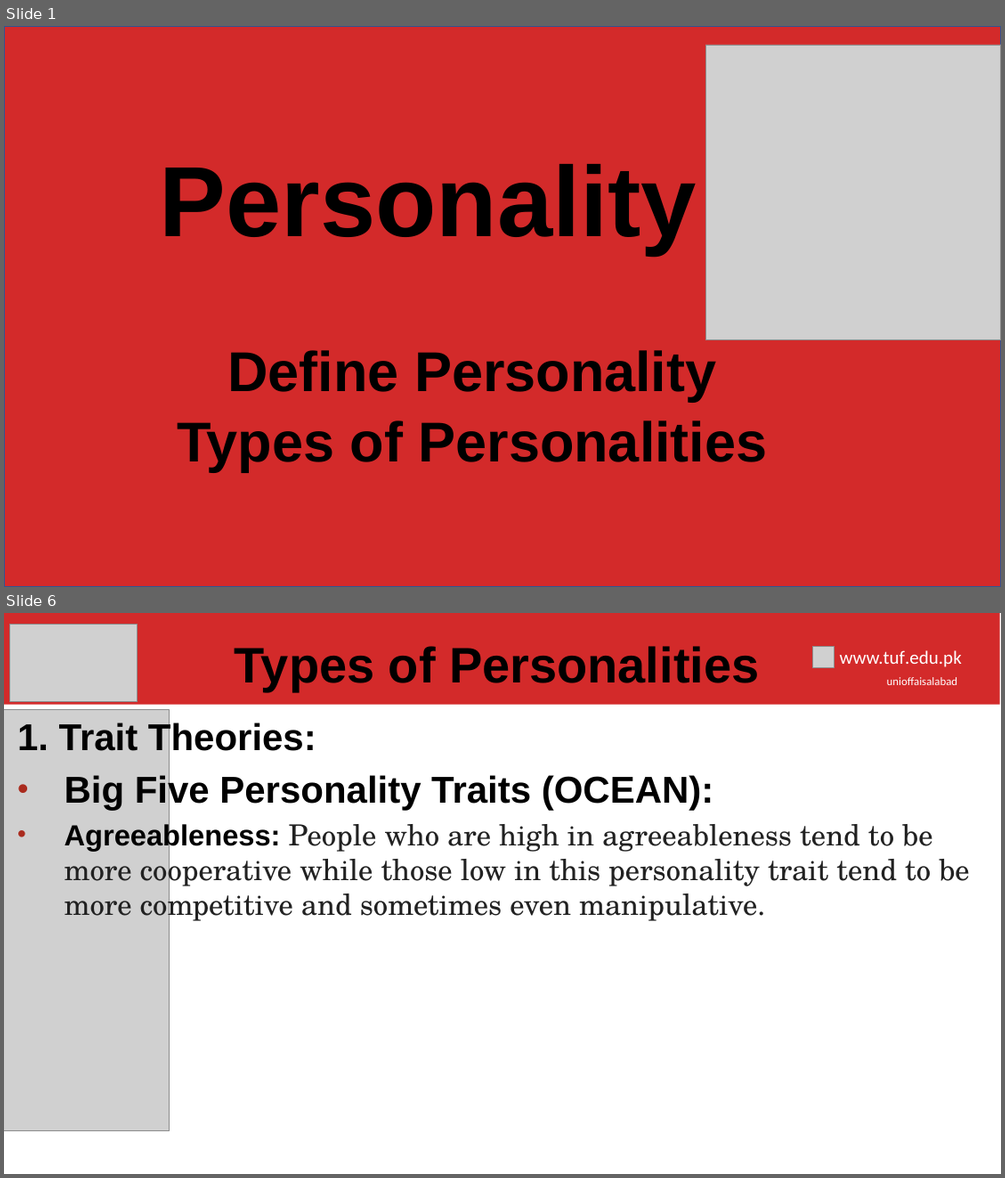
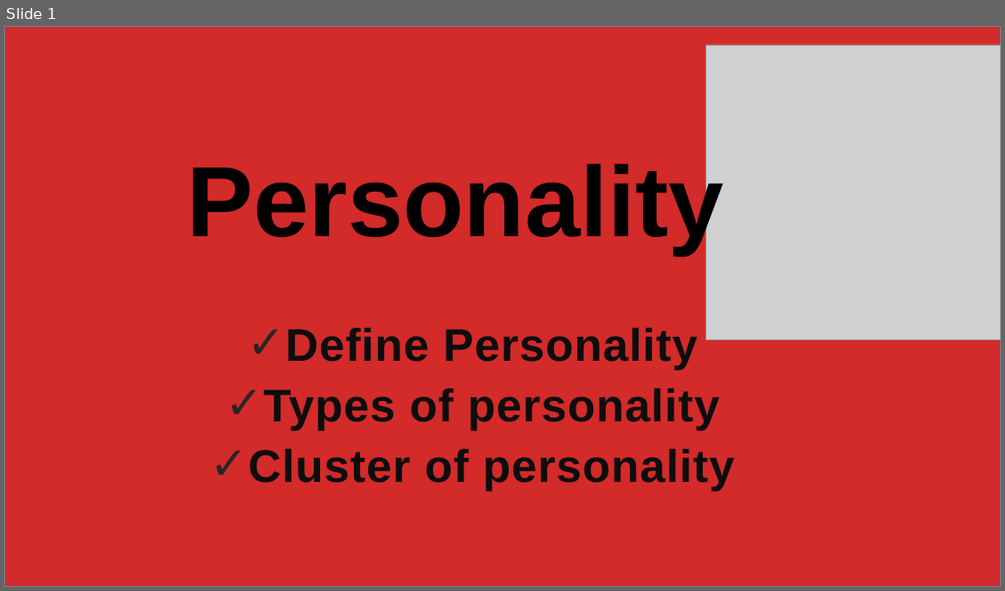
Before and after one commit to hamnasz/Semester-IV, a slide deck: Psychology/Mids/Slides/Lecture # 6.pptx. Shown one above the other, each under a label of ours: slides 1 and 6 before the commit, slide 1 after it; the slides between them are not shown. The pictures are 1005x1178 and 1005x591 pixels, drawn with LibreOffice and Linux fonts; fonts in the diff are those of the drawing; grey boxes stand for pictures; background and template pictures are left out. Boxes give left, top, right and bottom in pixels: in the first picture for what was removed or moved away, otherwise in the second. Text is boxed around its words. In the diff, an @@ line names an element or a change of style, - is before the commit and + after.

```diff
--- a/Psychology/Mids/Slides/Lecture # 6.pptx
+++ b/Psychology/Mids/Slides/Lecture # 6.pptx
@@ slide 6 removed at (4, 613, 1001, 1174), background #FFFFFF @@
@@ picture removed at (10, 625, 138, 701) @@
@@ text removed at (235, 646, 759, 690) @@
-Types of Personalities
@@ group removed at (4, 613, 999, 705): 2 texts, 1 rectangle, 1 picture @@
-unioffaisalabad
-www.tuf.edu.pk
@@ picture removed at (4, 710, 170, 1131) @@
@@ text removed at (17, 721, 969, 925) @@
-1. Trait Theories:
-• Big Five Personality Traits (OCEAN):
-• Agreeableness: People who are high in agreeableness tend to be more cooperative while those low in this personality trait tend to be more competitive and sometimes even manipulative.
@@ slide 1 changed as well @@
@@ rectangle at (4, 26, 1001, 587): outline #325491 1 pt to #6D879B 1 pt @@
@@ rectangle added at (111, 130, 894, 483), fill #FFFFFF @@
@@ text "Personality" rewrapped from (160, 164, 696, 254) to (187, 157, 724, 254) @@
@@ subtitle "Define Personality": place and size @@
-subtitle "Define Personality" at (177, 350, 768, 472)
+subtitle "Define Personality" at (248, 328, 735, 491)
@@ subtitle at (285, 328, 697, 370): size 54 to 44 pt, text colour #000000 to #0D0D0D, letter spacing 0 to 0.8 pt in "Define Personality"; bullet none to ✓; line spacing 0.9 to 1.1; less space between paragraphs @@
@@ subtitle at (248, 388, 735, 491): text changed; size 54 to 44 pt; text colour #000000 to #0D0D0D @@
-Types of Personalities
+✓ Types of personality
+✓ Cluster of personality
```
Also in this commit, not shown: 2 other slides changed, 9 slides added, 8 other slides removed, 4 other files.
